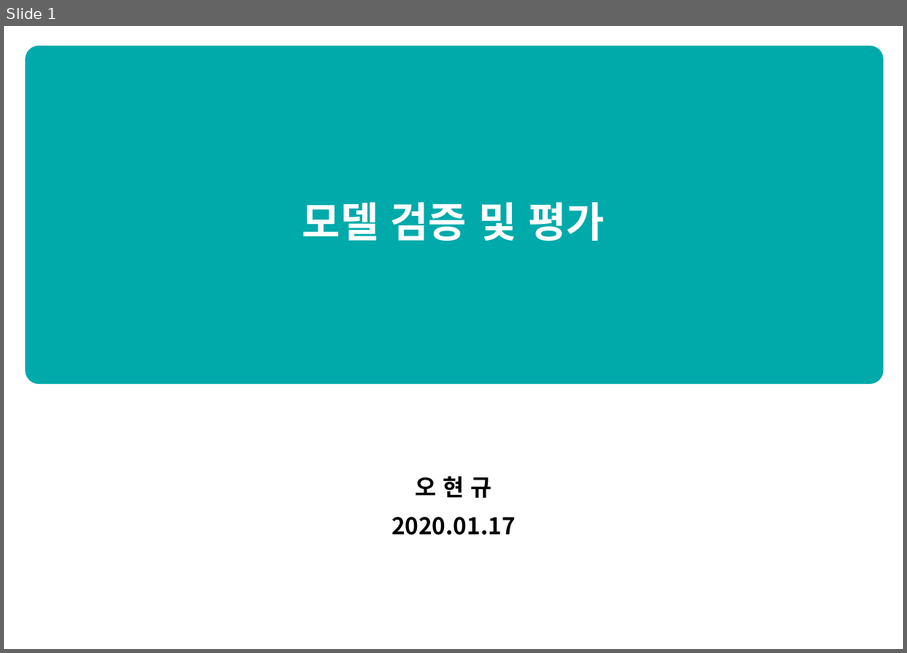
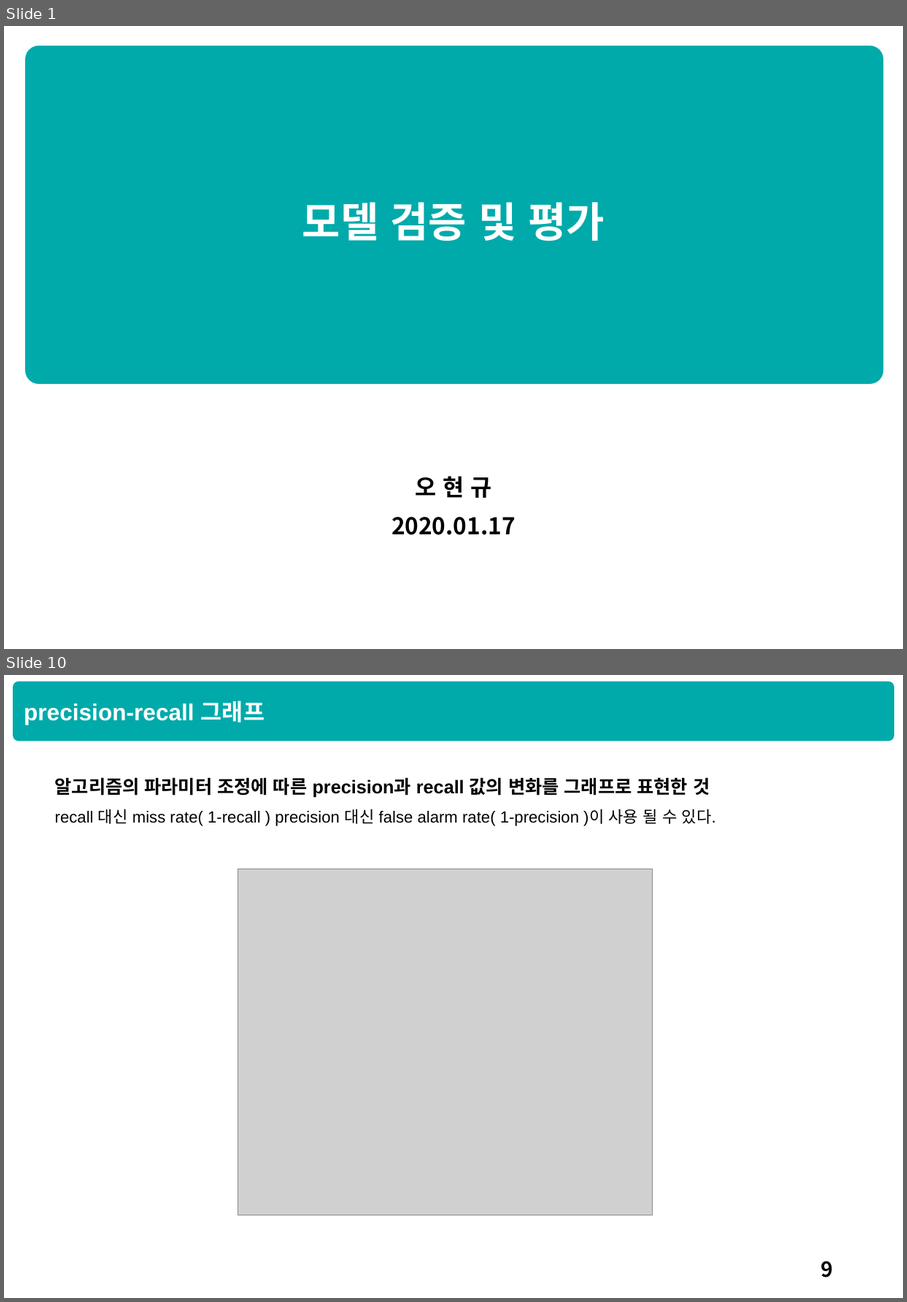
Before and after one commit to HyunQQ/analysis, a slide deck: 모델검증_평가_정리.pptx. Shown one above the other, each under a label of ours: slide 1 before the commit, slides 1 and 10 after it; the slides between them are not shown. The pictures are 907x653 and 907x1302 pixels, drawn with LibreOffice and Linux fonts; fonts in the diff are those of the drawing; grey boxes stand for pictures. Boxes give left, top, right and bottom in pixels: in the first picture for what was removed or moved away, otherwise in the second. Text is boxed around its words. In the diff, an @@ line names an element or a change of style, - is before the commit and + after.

```diff
--- a/모델검증_평가_정리.pptx
+++ b/모델검증_평가_정리.pptx
@@ slide 10 added at (4, 675, 903, 1298), background #FFFFFF @@
@@ rounded rectangle added at (13, 682, 895, 741), fill #00AAAA @@
@@ text added at (24, 701, 265, 725), 20 pt, text #FFFFFF, bold @@
+precision-recall 그래프
@@ text added at (55, 777, 716, 826), 14 pt, text #000000 @@
+알고리즘의 파라미터 조정에 따른 precision과 recall 값의 변화를 그래프로 표현한 것
+recall 대신 miss rate( 1-recall ) precision 대신 false alarm rate( 1-precision )이 사용 될 수 있다.
@@ picture added at (238, 868, 654, 1214) @@
@@ page number added at (821, 1260, 833, 1277), 18 pt, text #000000 @@
+9
```
Also in this commit, not shown: 1 slide changed, 8 other slides added, 1 slide removed.
